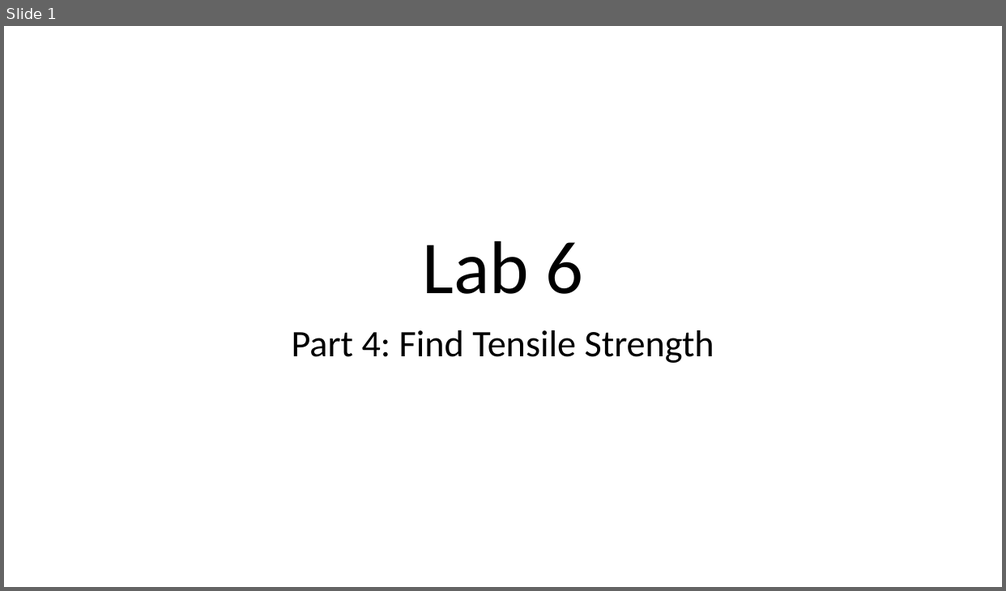
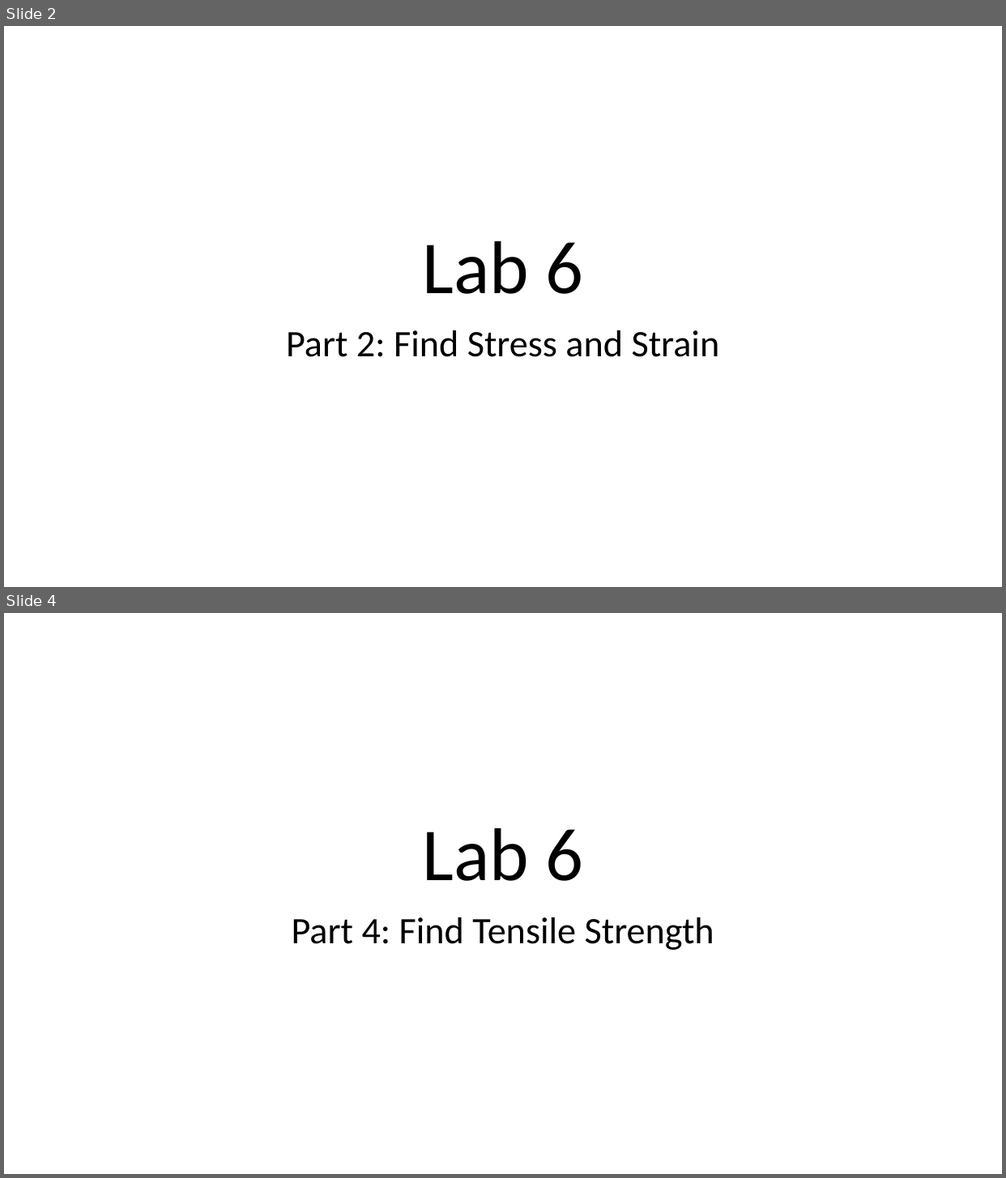
Before and after one commit to ProfessorKazarinoff/ENGR231-2020Q2, a slide deck: Lab_6_outline_slides.pptx. Shown one above the other, each under a label of ours: slide 1 before the commit, slides 2 and 4 after it; the slides between them are not shown. The pictures are 1006x591 and 1006x1178 pixels, drawn with LibreOffice and Linux fonts; fonts in the diff are those of the drawing. Boxes give left, top, right and bottom in pixels: in the first picture for what was removed or moved away, otherwise in the second. Text is boxed around its words. In the diff, an @@ line names an element or a change of style, - is before the commit and + after.

```diff
--- a/Lab_6_outline_slides.pptx
+++ b/Lab_6_outline_slides.pptx
@@ slide 2 added at [4, 26, 1002, 587], background #FFFFFF @@
@@ title added at [422, 241, 584, 294], 72 pt, text #000000 @@
+Lab 6
@@ subtitle added at [286, 331, 720, 357], 36 pt, text #000000 @@
+Part 2: Find Stress and Strain
@@ what was slide 1 is now slide 4 @@
```
Also in this commit, not shown: 1 slide changed, 2 other slides added, 2 other files.
